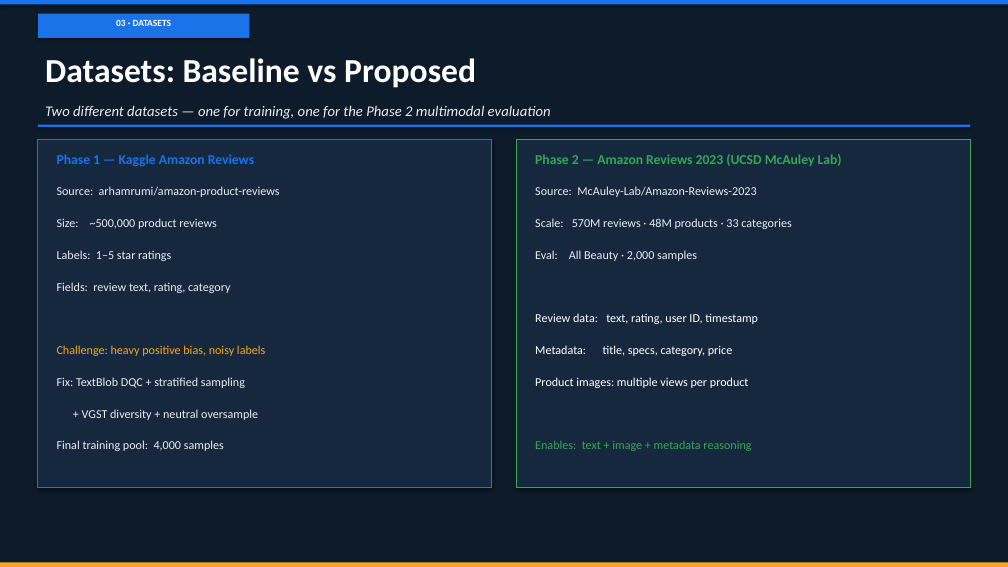
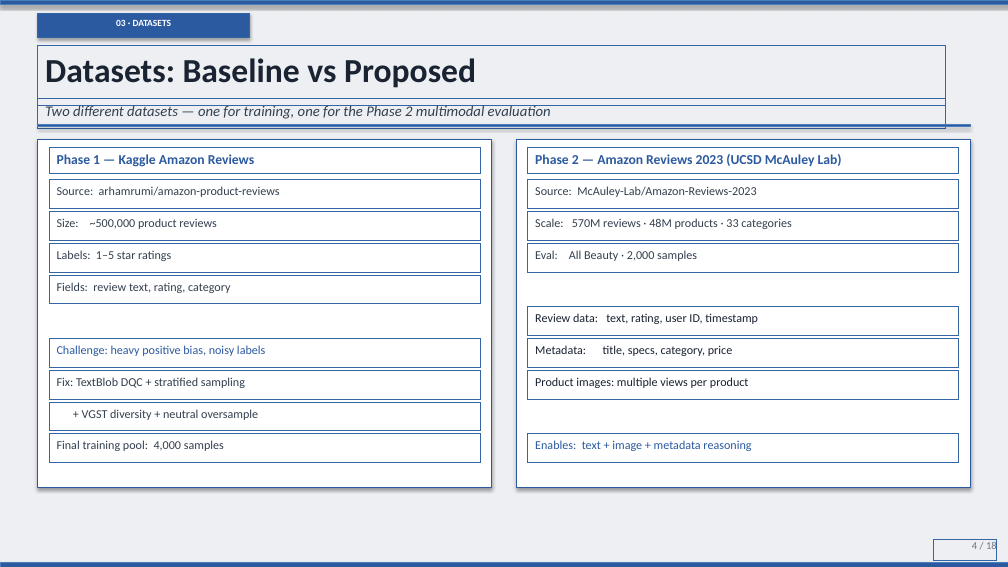
Before and after one commit to kvarun314/pes-mtech-project, a slide deck: slide 4 of Agentic_LLaMA3_Presentation_v3.pptx. Drawn at 1008x567 pixels with LibreOffice and Linux fonts; fonts in the diff are those of the drawing. Boxes give left, top, right and bottom in pixels: in the first picture for what was removed or moved away, otherwise in the second. Text is boxed around its words. In the diff, an @@ line names an element or a change of style, - is before the commit and + after.

```diff
--- a/Agentic_LLaMA3_Presentation_v3.pptx
+++ b/Agentic_LLaMA3_Presentation_v3.pptx
@@ background #0D1B2A to #EDEFF2 @@
@@ fill #1A73E8 to #2C5AA0 in 3 elements at (0, 0, 1008, 5), (38, 14, 250, 38), (38, 125, 970, 127) @@
@@ rectangle at (38, 140, 492, 488): fill #16283E to #FFFFFF; outline #1A73E8 1.2 pt to #2C5AA0 1.2 pt @@
@@ text "Phase 1 — Kaggle Amazon ..." at (57, 154, 254, 167): text colour #1A73E8 to #2C5AA0 @@
@@ rectangle at (516, 140, 970, 488): fill #16283E to #FFFFFF; outline #34A853 1.2 pt to #2C5AA0 1.2 pt @@
@@ text "Phase 2 — Amazon Reviews ..." at (535, 154, 842, 166): text colour #34A853 to #2C5AA0 @@
@@ text colour #E8ECF0 to #33404F in 11 elements at (45, 105, 551, 119), (57, 186, 280, 197), (57, 218, 216, 229), (57, 250, 171, 261), (57, 282, 230, 293), (57, 377, 245, 388), (82, 409, 258, 420), (57, 440, 224, 451), (535, 186, 756, 197), (535, 218, 791, 229), (535, 250, 697, 261) @@
@@ text "Challenge: heavy positive bias, noisy ..." at (57, 345, 265, 356): text colour #F5A623 to #2C5AA0 @@
@@ text colour #FFFFFF to #1A2332 in 4 elements at (45, 58, 476, 88), (535, 313, 758, 324), (535, 345, 732, 356), (535, 377, 749, 388) @@
@@ text "Enables: text + image + ..." at (535, 440, 751, 451): text colour #34A853 to #2C5AA0 @@
@@ rectangle at (0, 563, 1008, 567): fill #F5A623 to #2C5AA0 @@
@@ text added at (972, 541, 997, 553), 10 pt, text #6B7684 @@
+4 / 18
```
Also in this commit, not shown: 17 other slides changed, 10 other files.
